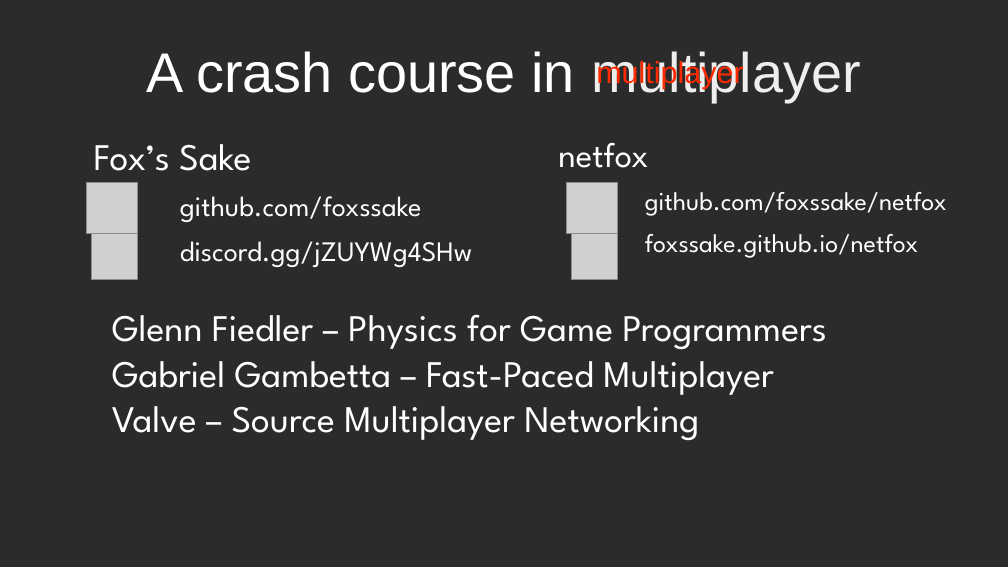
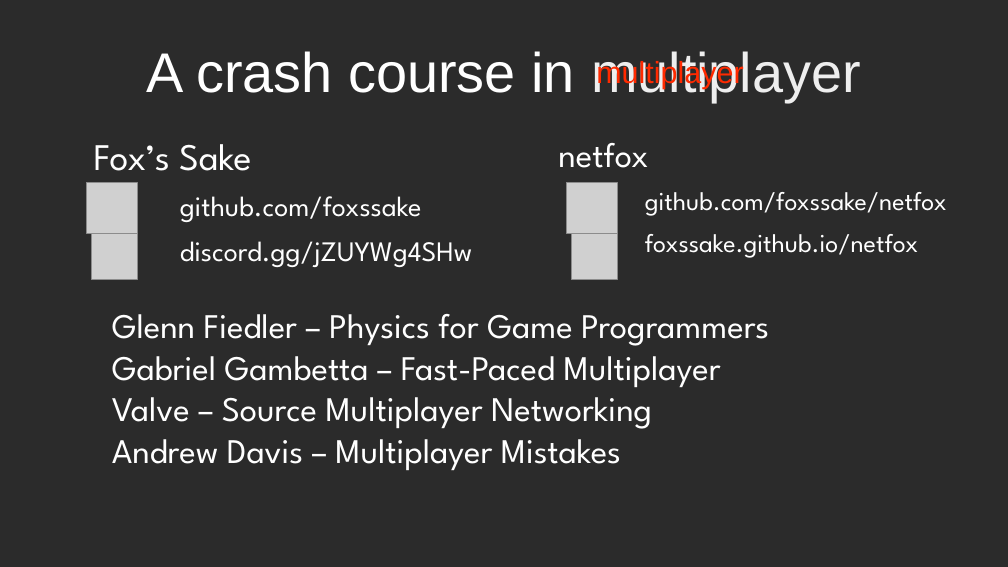
Before and after one commit to foxssake/talks, a slide deck: slide 22 of godot-meetup-hefei-2026/hefei-godotcon-2026.odp. Drawn at 1008x567 pixels with LibreOffice and Linux fonts; fonts in the diff are those of the drawing; grey boxes stand for pictures; background and template pictures are left out; a plain dark background stands for a picture behind light text. Boxes give left, top, right and bottom in pixels: in the first picture for what was removed or moved away, otherwise in the second. Text is boxed around its words. In the diff, an @@ line names an element or a change of style, - is before the commit and + after.

```diff
--- a/godot-meetup-hefei-2026/hefei-godotcon-2026.odp
+++ b/godot-meetup-hefei-2026/hefei-godotcon-2026.odp
@@ text at (x1=112, y1=314, x2=769, y2=429): size 29.6 to 27.2 pt in "Glenn Fiedler – Physics for Game Programmers", "Gabriel Gambetta – Fast-Paced Multiplayer", "Valve – Source Multiplayer Networking" @@
@@ text at (x1=112, y1=439, x2=621, y2=470): paragraph added @@
+Andrew Davis – Multiplayer Mistakes
```
Also in this commit, not shown: 1 other file.
